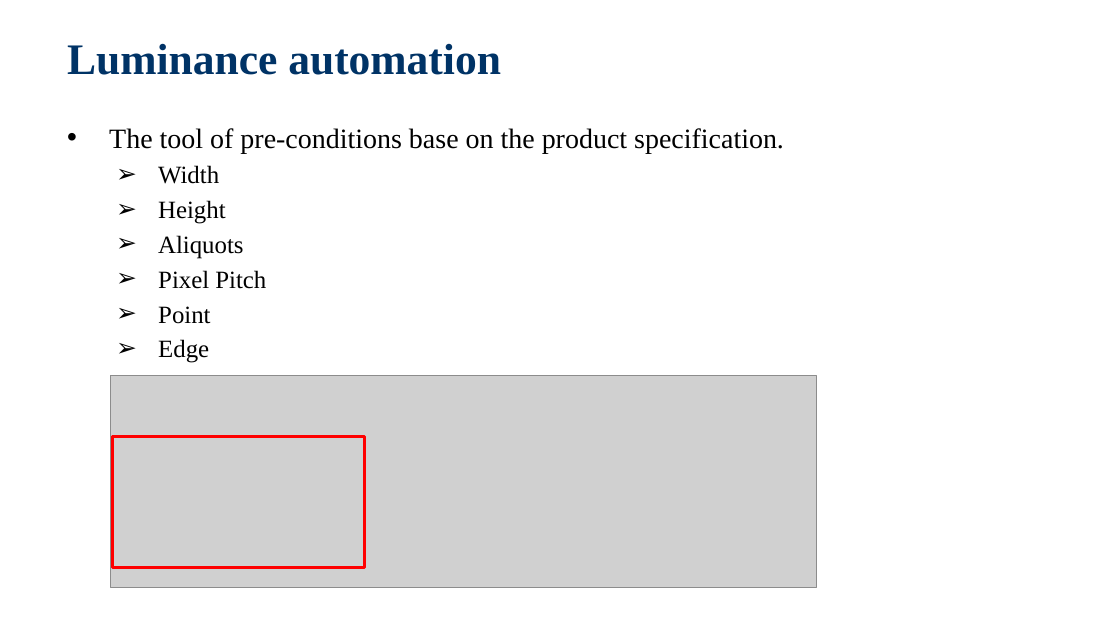
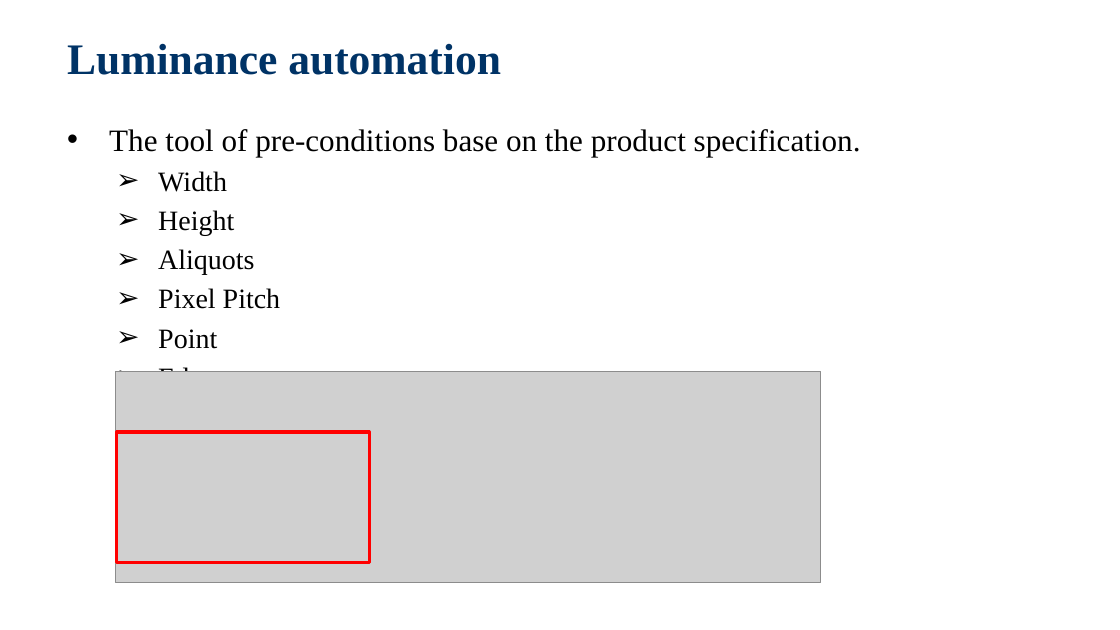
Before and after one commit to jackiejay888/automation, a slide deck: slide 25 of kpi/Test Automation.pptx. Drawn at 1120x630 pixels with LibreOffice and Linux fonts; fonts in the diff are those of the drawing; grey boxes stand for pictures; background and template pictures are left out. Boxes give left, top, right and bottom in pixels: in the first picture for what was removed or moved away, otherwise in the second. Text is boxed around its words. In the diff, an @@ line names an element or a change of style, - is before the commit and + after.

Commit message:
Update the Test Automation

```diff
--- a/kpi/Test Automation.pptx
+++ b/kpi/Test Automation.pptx
@@ text "The tool of pre-conditions base ..." at (109,129,861,372): size 18 to 20 pt in "The tool of pre-conditions base on the ..."; size 16 to 18 pt in "Width", "Height", "Aliquots", "Pixel Pitch" and 2 more places @@
@@ picture: place and size @@
-picture at (111,376,816,588)
+picture at (115,371,821,582)
@@ rectangle: place and size @@
-rectangle at (112,437,364,568)
+rectangle at (116,432,368,563)
```
Also in this commit, not shown: 33 other slides changed, 1 other file.
